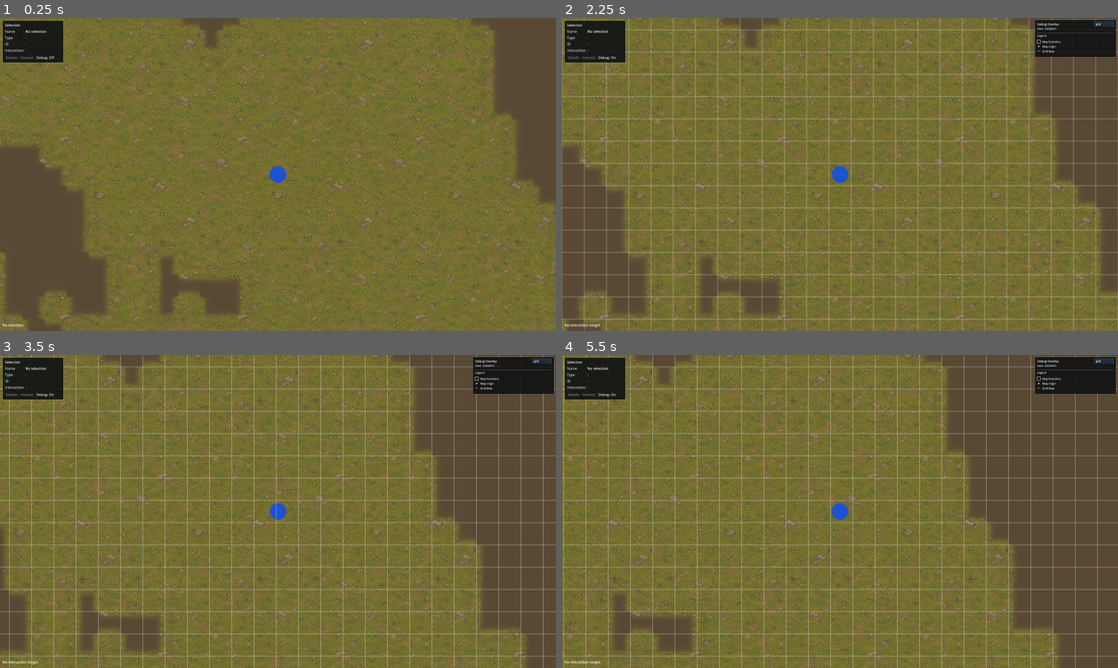
Above: before the commit, frames 1-4 (two rows, left to right).
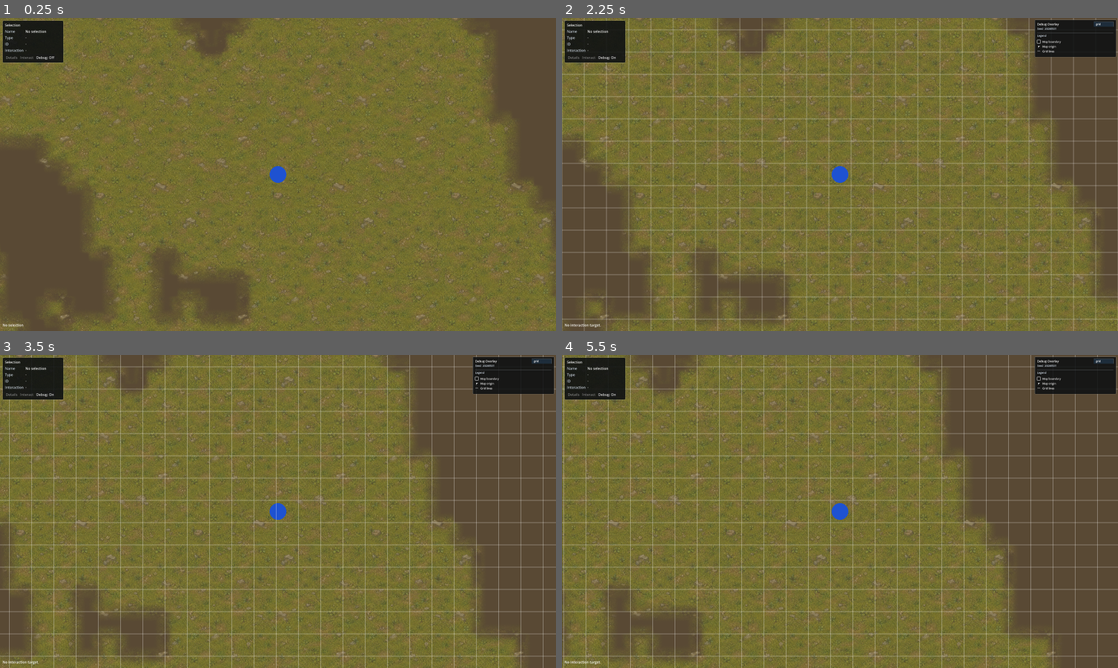
Above: after the commit, the same moments.

Repository: adunato/town-sim-godot
Game: Godot game, scene res://scenes/main.tscn
Two runs of this game, one before a commit and one after it. Both use one fixed random seed, a clock stepped at 60 frames per second and the inputs below.
Inputs (mouse positions are in pixels of both pictures, inside the frame that each line leads up to):
- Up to frame 1 (0.25 s): no input
- Up to frame 2 (2.25 s): click "Debug: Off" at 0.5 s; click "Debug: On" at 1.25 s; tap Enter at 2 s; move the mouse to (962, 158) at 2.02 s; hold D (move_right) from 2.03 s (still down); hold Right mouse button (interact_entity) from 2.03 s (still down); click (962, 158) at 2.17 s
- Up to frame 3 (3.5 s): release D (move_right) at 2.75 s; release Right mouse button (interact_entity) at 2.75 s; drag from (166, 527) to (250, 574) at 2.77 s
- Up to frame 4 (5.5 s): tap Space at 3.5 s; move the mouse to (895, 442) at 3.52 s; hold D (move_right) 3.53-4.25 s; hold Right mouse button (interact_entity) 3.53-4.25 s; drag from (812, 574) to (673, 464) at 4.27 s; tap Enter at 5 s; move the mouse to (1006, 558) at 5.02 s; hold A (move_left) from 5.03 s (still down); hold Right mouse button (interact_entity) from 5.03 s (still down)

The runs differ from the first frame. In frame 1, 1.1% of the frame differs, in the area x 0-100%, y 0-100%; in frame 2, 0.9%; in frame 3, 0.8%; in frame 4, 0.8%.

Commit message:
feat: use authored terrain height maps

Diff:
--- a/scripts/terrain/terrain_renderer_2d.gd
+++ b/scripts/terrain/terrain_renderer_2d.gd
@@ -5,21 +5,26 @@
 
 const TERRAIN_TYPE_1_TEXTURE_PATH := "res://assets/Textures/mud.png"
 const TERRAIN_TYPE_2_TEXTURE_PATH := "res://assets/Textures/rocky_grass.png"
+const TERRAIN_TYPE_1_HEIGHT_TEXTURE_PATH := "res://assets/Textures/mud_height.png"
+const TERRAIN_TYPE_2_HEIGHT_TEXTURE_PATH := "res://assets/Textures/rocky_grass_height.png"
 const TERRAIN_SHADER_PATH := "res://shaders/terrain/terrain_binary_mask.gdshader"
 const MASK_PIXELS_PER_CELL := 8
-const HEIGHT_ROUTE_GENERATED_FROM_DIFFUSE := "generated_from_diffuse_luminance"
+const HEIGHT_ROUTE_AUTHORED_TEXTURES := "authored_texture_maps"
 
 @export var terrain_type_1_texture: Texture2D
 @export var terrain_type_2_texture: Texture2D
+@export var terrain_type_1_height_texture: Texture2D
+@export var terrain_type_2_height_texture: Texture2D
 @export_range(1.0, 1024.0, 1.0) var texture_repeat_world_size := 256.0
 @export_range(0.25, 8.0, 0.25) var blend_width_cells := 1.5
-@export_range(0.0, 3.0, 0.05) var height_blend_influence := 1.75
-@export_range(0.25, 6.0, 0.05) var height_blend_contrast := 2.75
+@export_range(0.0, 3.0, 0.05) var height_blend_influence := 0.75
+@export_range(0.25, 6.0, 0.05) var height_blend_contrast := 1.5
 
 var _terrain_data: RefCounted
 var _terrain_mask_texture: ImageTexture
-var _terrain_type_1_height_texture: ImageTexture
-var _terrain_type_2_height_texture: ImageTexture
+var _terrain_type_1_height_texture: Texture2D
+var _terrain_type_2_height_texture: Texture2D
+var _height_input_route := HEIGHT_ROUTE_AUTHORED_TEXTURES
 var _terrain_material: ShaderMaterial
 var _surface_bounds := Rect2()
 
@@ -56,7 +61,7 @@
 	if not height_validation.ok:
 		return height_validation
 
-	var height_result := _build_generated_height_textures()
+	var height_result := _configure_height_textures()
 	if not height_result.ok:
 		return height_result
 
@@ -109,11 +114,11 @@
 
 
 func get_height_input_route() -> String:
-	return HEIGHT_ROUTE_GENERATED_FROM_DIFFUSE
+	return _height_input_route
 
 
 func get_height_brightness_convention() -> String:
-	return "diffuse_luminance_brighter_is_higher"
+	return "authored_height_map_brighter_is_higher"
 
 
 func get_terrain_height_texture(terrain_type: String) -> Texture2D:
@@ -142,10 +147,10 @@
 	return clampf(clamped_mask + height_delta * height_blend_influence * boundary_weight, 0.0, 1.0)
 
 
-func get_generated_height_sample(terrain_type: String, uv_coordinate: Vector2) -> Dictionary:
+func get_height_sample(terrain_type: String, uv_coordinate: Vector2) -> Dictionary:
 	var height_texture := get_terrain_height_texture(terrain_type)
 	if height_texture == null:
-		return _failure("TerrainRenderer2D has no generated height texture for '%s'." % terrain_type)
+		return _failure("TerrainRenderer2D has no height texture for '%s'." % terrain_type)
 
 	var image := height_texture.get_image()
 	var wrapped_uv := Vector2(uv_coordinate.x - floorf(uv_coordinate.x), uv_coordinate.y - floorf(uv_coordinate.y))
@@ -231,6 +236,10 @@
 		return _failure("TerrainRenderer2D missing texture input for terrain_1: %s" % TERRAIN_TYPE_1_TEXTURE_PATH)
 	if terrain_type_2_texture == null:
 		return _failure("TerrainRenderer2D missing texture input for terrain_2: %s" % TERRAIN_TYPE_2_TEXTURE_PATH)
+	if terrain_type_1_height_texture == null:
+		return _failure("TerrainRenderer2D missing height texture input for terrain_1: %s" % TERRAIN_TYPE_1_HEIGHT_TEXTURE_PATH)
+	if terrain_type_2_height_texture == null:
+		return _failure("TerrainRenderer2D missing height texture input for terrain_2: %s" % TERRAIN_TYPE_2_HEIGHT_TEXTURE_PATH)
 	if texture_repeat_world_size <= 0.0:
 		return _failure("TerrainRenderer2D texture_repeat_world_size must be positive.")
 
@@ -291,35 +300,14 @@
 	return _success()
 
 
-func _build_generated_height_textures() -> Dictionary:
-	var terrain_1_result := _build_height_texture_from_diffuse(terrain_type_1_texture, TerrainCellScript.TERRAIN_TYPE_1)
-	if not terrain_1_result.ok:
-		return terrain_1_result
-	var terrain_2_result := _build_height_texture_from_diffuse(terrain_type_2_texture, TerrainCellScript.TERRAIN_TYPE_2)
-	if not terrain_2_result.ok:
-		return terrain_2_result
-
-	_terrain_type_1_height_texture = terrain_1_result.texture
-	_terrain_type_2_height_texture = terrain_2_result.texture
-	return _success()
-
-
-func _build_height_texture_from_diffuse(diffuse_texture: Texture2D, terrain_type: String) -> Dictionary:
-	if diffuse_texture == null:
-		return _failure("TerrainRenderer2D cannot generate height data for '%s' without a diffuse texture." % terrain_type)
-
-	var diffuse_image := diffuse_texture.get_image()
-	if diffuse_image == null or diffuse_image.is_empty():
-		return _failure("TerrainRenderer2D cannot generate height data for '%s' from an empty diffuse texture." % terrain_type)
-
-	var height_image := Image.create(diffuse_image.get_width(), diffuse_image.get_height(), false, Image.FORMAT_RGBA8)
-	for y in range(diffuse_image.get_height()):
-		for x in range(diffuse_image.get_width()):
-			var source_color := diffuse_image.get_pixel(x, y)
-			var luminance := source_color.r * 0.2126 + source_color.g * 0.7152 + source_color.b * 0.0722
-			height_image.set_pixel(x, y, Color(luminance, luminance, luminance, 1.0))
-
-	return _success({"texture": ImageTexture.create_from_image(height_image)})
+func _configure_height_textures() -> Dictionary:
+	if terrain_type_1_height_texture != null and terrain_type_2_height_texture != null:
+		_terrain_type_1_height_texture = terrain_type_1_height_texture
+		_terrain_type_2_height_texture = terrain_type_2_height_texture
+		_height_input_route = HEIGHT_ROUTE_AUTHORED_TEXTURES
+		return _success()
+
+	return _failure("TerrainRenderer2D requires authored height textures for terrain blending.")
 
 
 func _build_blend_mask_texture() -> Dictionary:
@@ -438,6 +426,10 @@
 		terrain_type_1_texture = _load_texture_from_image(TERRAIN_TYPE_1_TEXTURE_PATH)
 	if terrain_type_2_texture == null:
 		terrain_type_2_texture = _load_texture_from_image(TERRAIN_TYPE_2_TEXTURE_PATH)
+	if terrain_type_1_height_texture == null:
+		terrain_type_1_height_texture = _load_texture_from_image(TERRAIN_TYPE_1_HEIGHT_TEXTURE_PATH)
+	if terrain_type_2_height_texture == null:
+		terrain_type_2_height_texture = _load_texture_from_image(TERRAIN_TYPE_2_HEIGHT_TEXTURE_PATH)
 
 
 func _load_texture_from_image(path: String) -> Texture2D:
--- a/scripts/validation/validate_height_aware_terrain_blending.gd
+++ b/scripts/validation/validate_height_aware_terrain_blending.gd
@@ -6,16 +6,14 @@
 const TerrainRendererScript := preload("res://scripts/terrain/terrain_renderer_2d.gd")
 
 const CONFIG_PATH := "res://data/terrain/prototype_terrain_config.json"
-const SAVED_HEIGHT_MAPS := [
+const AUTHORED_HEIGHT_MAPS := [
 	{
-		"source": TerrainRendererScript.TERRAIN_TYPE_1_TEXTURE_PATH,
-		"raw_height": "res://assets/Textures/derived_height/mud_height_from_diffuse.png",
-		"contrast_preview": "res://assets/Textures/derived_height/mud_height_contrast_preview.png",
+		"path": TerrainRendererScript.TERRAIN_TYPE_1_HEIGHT_TEXTURE_PATH,
+		"terrain_type": TerrainCellScript.TERRAIN_TYPE_1,
 	},
 	{
-		"source": TerrainRendererScript.TERRAIN_TYPE_2_TEXTURE_PATH,
-		"raw_height": "res://assets/Textures/derived_height/rocky_grass_height_from_diffuse.png",
-		"contrast_preview": "res://assets/Textures/derived_height/rocky_grass_height_contrast_preview.png",
+		"path": TerrainRendererScript.TERRAIN_TYPE_2_HEIGHT_TEXTURE_PATH,
+		"terrain_type": TerrainCellScript.TERRAIN_TYPE_2,
 	},
 ]
 
@@ -54,7 +52,7 @@
 	_expect(render_result.ok, "terrain renderer should configure height-aware terrain data: %s" % render_result.get("error", ""))
 	if render_result.ok:
 		_verify_height_route(renderer)
-		_verify_saved_height_maps()
+		_verify_authored_height_maps(renderer)
 		_verify_shader_height_contract(renderer)
 		_verify_height_aware_boundary_behavior(renderer)
 		_verify_interior_stability(renderer)
@@ -67,64 +65,60 @@
 
 
 func _verify_height_route(renderer: Node) -> void:
-	_expect(renderer.call("get_height_input_route") == TerrainRendererScript.HEIGHT_ROUTE_GENERATED_FROM_DIFFUSE, "height route should be generated from diffuse luminance")
-	_expect(renderer.call("get_height_brightness_convention") == "diffuse_luminance_brighter_is_higher", "height brightness convention should document brighter texels as higher")
+	_expect(renderer.call("get_height_input_route") == TerrainRendererScript.HEIGHT_ROUTE_AUTHORED_TEXTURES, "height route should use authored texture maps")
+	_expect(renderer.call("get_height_brightness_convention") == "authored_height_map_brighter_is_higher", "height brightness convention should document brighter texels as higher")
 
 	var terrain_1_height: Texture2D = renderer.call("get_terrain_height_texture", TerrainCellScript.TERRAIN_TYPE_1)
 	var terrain_2_height: Texture2D = renderer.call("get_terrain_height_texture", TerrainCellScript.TERRAIN_TYPE_2)
-	_expect(terrain_1_height != null, "terrain_1 generated height texture should exist")
-	_expect(terrain_2_height != null, "terrain_2 generated height texture should exist")
-	_expect(renderer.call("get_terrain_height_texture_size", TerrainCellScript.TERRAIN_TYPE_1).x > 0, "terrain_1 generated height texture should have width")
-	_expect(renderer.call("get_terrain_height_texture_size", TerrainCellScript.TERRAIN_TYPE_2).y > 0, "terrain_2 generated height texture should have height")
-
-	var terrain_1_sample: Dictionary = renderer.call("get_generated_height_sample", TerrainCellScript.TERRAIN_TYPE_1, Vector2(0.25, 0.25))
-	var terrain_2_sample: Dictionary = renderer.call("get_generated_height_sample", TerrainCellScript.TERRAIN_TYPE_2, Vector2(0.25, 0.25))
-	_expect(terrain_1_sample.ok, "terrain_1 generated height sample should be readable: %s" % terrain_1_sample.get("error", ""))
-	_expect(terrain_2_sample.ok, "terrain_2 generated height sample should be readable: %s" % terrain_2_sample.get("error", ""))
+	_expect(terrain_1_height != null, "terrain_1 authored height texture should exist")
+	_expect(terrain_2_height != null, "terrain_2 authored height texture should exist")
+	_expect(renderer.call("get_terrain_height_texture_size", TerrainCellScript.TERRAIN_TYPE_1).x > 0, "terrain_1 authored height texture should have width")
+	_expect(renderer.call("get_terrain_height_texture_size", TerrainCellScript.TERRAIN_TYPE_2).y > 0, "terrain_2 authored height texture should have height")
+
+	var terrain_1_sample: Dictionary = renderer.call("get_height_sample", TerrainCellScript.TERRAIN_TYPE_1, Vector2(0.25, 0.25))
+	var terrain_2_sample: Dictionary = renderer.call("get_height_sample", TerrainCellScript.TERRAIN_TYPE_2, Vector2(0.25, 0.25))
+	_expect(terrain_1_sample.ok, "terrain_1 authored height sample should be readable: %s" % terrain_1_sample.get("error", ""))
+	_expect(terrain_2_sample.ok, "terrain_2 authored height sample should be readable: %s" % terrain_2_sample.get("error", ""))
 	if terrain_1_sample.ok:
-		_expect(float(terrain_1_sample.value) >= 0.0 and float(terrain_1_sample.value) <= 1.0, "terrain_1 generated height sample should be normalized")
+		_expect(float(terrain_1_sample.value) >= 0.0 and float(terrain_1_sample.value) <= 1.0, "terrain_1 authored height sample should be normalized")
 	if terrain_2_sample.ok:
-		_expect(float(terrain_2_sample.value) >= 0.0 and float(terrain_2_sample.value) <= 1.0, "terrain_2 generated height sample should be normalized")
-
-
-func _verify_saved_height_maps() -> void:
-	for height_map: Dictionary in SAVED_HEIGHT_MAPS:
-		var source_path: String = height_map.source
-		var raw_height_path: String = height_map.raw_height
-		var contrast_preview_path: String = height_map.contrast_preview
-		_expect(FileAccess.file_exists(raw_height_path), "saved raw height map should exist: %s" % raw_height_path)
-		_expect(FileAccess.file_exists(contrast_preview_path), "saved contrast-preview height map should exist: %s" % contrast_preview_path)
-		if not FileAccess.file_exists(raw_height_path):
+		_expect(float(terrain_2_sample.value) >= 0.0 and float(terrain_2_sample.value) <= 1.0, "terrain_2 authored height sample should be normalized")
+
+
+func _verify_authored_height_maps(renderer: Node) -> void:
+	for height_map: Dictionary in AUTHORED_HEIGHT_MAPS:
+		var height_path: String = height_map.path
+		var terrain_type: String = height_map.terrain_type
+		_expect(FileAccess.file_exists(height_path), "authored height map should exist: %s" % height_path)
+		if not FileAccess.file_exists(height_path):
 			continue
 
-		var source_image := Image.new()
-		var source_load_result := source_image.load(source_path)
-		_expect(source_load_result == OK, "source diffuse texture should load for saved height validation: %s" % source_path)
 		var height_image := Image.new()
-		var height_load_result := height_image.load(raw_height_path)
-		_expect(height_load_result == OK, "saved raw height map should load: %s" % raw_height_path)
-		if source_load_result != OK or height_load_result != OK:
+		var height_load_result := height_image.load(height_path)
+		_expect(height_load_result == OK, "authored height map should load: %s" % height_path)
+		if height_load_result != OK:
 			continue
 
-		_expect(height_image.get_size() == source_image.get_size(), "saved raw height map dimensions should match source texture for %s" % source_path)
-		_verify_saved_height_samples(source_image, height_image, raw_height_path)
-
-
-func _verify_saved_height_samples(source_image: Image, height_image: Image, height_path: String) -> void:
+		var renderer_height_texture: Texture2D = renderer.call("get_terrain_height_texture", terrain_type)
+		_expect(renderer_height_texture != null, "renderer should expose authored height map for %s" % terrain_type)
+		if renderer_height_texture != null:
+			_expect(Vector2i(renderer_height_texture.get_size()) == height_image.get_size(), "renderer height texture size should match authored map %s" % height_path)
+		_verify_authored_height_samples(height_image, height_path)
+
+
+func _verify_authored_height_samples(height_image: Image, height_path: String) -> void:
 	var sample_points := [
 		Vector2i(0, 0),
-		Vector2i(source_image.get_width() / 4, source_image.get_height() / 4),
-		Vector2i(source_image.get_width() / 2, source_image.get_height() / 2),
-		Vector2i((source_image.get_width() * 3) / 4, (source_image.get_height() * 3) / 4),
-		Vector2i(source_image.get_width() - 1, source_image.get_height() - 1),
+		Vector2i(height_image.get_width() / 4, height_image.get_height() / 4),
+		Vector2i(height_image.get_width() / 2, height_image.get_height() / 2),
+		Vector2i((height_image.get_width() * 3) / 4, (height_image.get_height() * 3) / 4),
+		Vector2i(height_image.get_width() - 1, height_image.get_height() - 1),
 	]
 	for sample_point in sample_points:
-		var source_color := source_image.get_pixel(sample_point.x, sample_point.y)
-		var expected_luminance := source_color.r * 0.2126 + source_color.g * 0.7152 + source_color.b * 0.0722
 		var actual_height := height_image.get_pixel(sample_point.x, sample_point.y).r
 		_expect(
-			absf(expected_luminance - actual_height) <= 0.005,
-			"saved raw height map %s sample %s should match diffuse luminance, expected %.4f got %.4f" % [height_path, sample_point, expected_luminance, actual_height]
+			actual_height >= 0.0 and actual_height <= 1.0,
+			"authored height map %s sample %s should be normalized, got %.4f" % [height_path, sample_point, actual_height]
 		)
 
 
@@ -143,7 +137,7 @@
 
 func _verify_height_aware_boundary_behavior(renderer: Node) -> void:
 	var height_pair := _find_generated_height_contrast(renderer)
-	_expect(height_pair.ok, "generated diffuse-derived height inputs should contain suitable contrast: %s" % height_pair.get("error", ""))
+	_expect(height_pair.ok, "authored height inputs should contain suitable contrast: %s" % height_pair.get("error", ""))
 	if not height_pair.ok:
 		return
 
